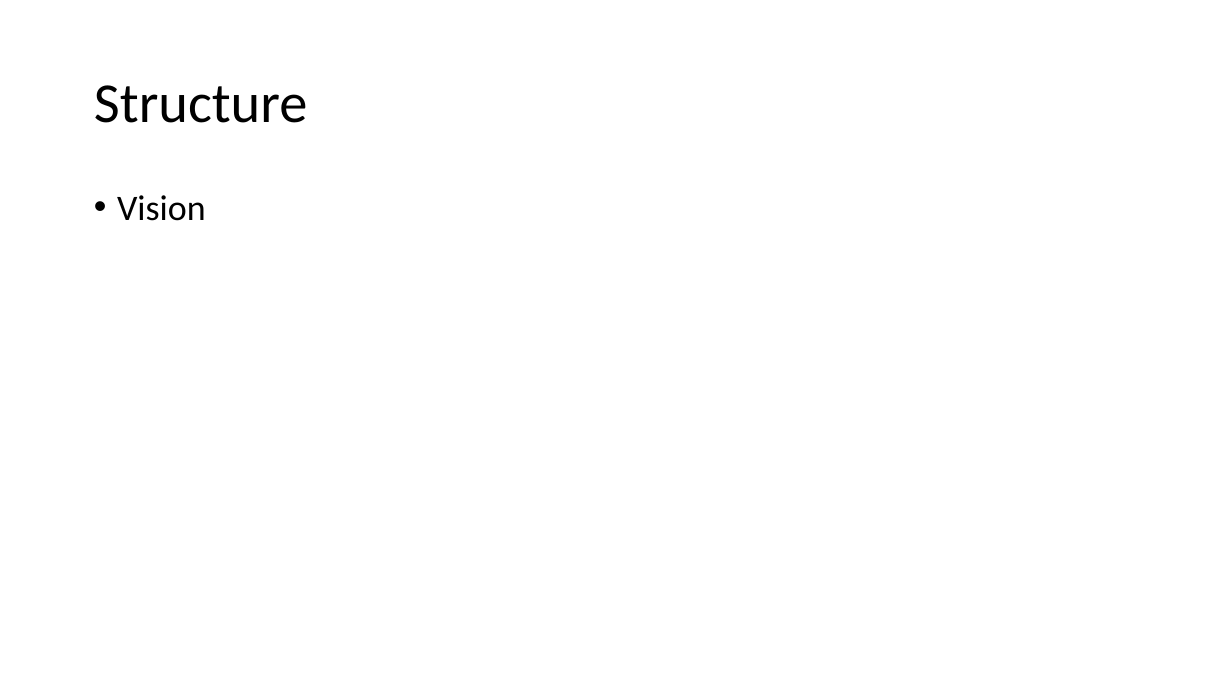
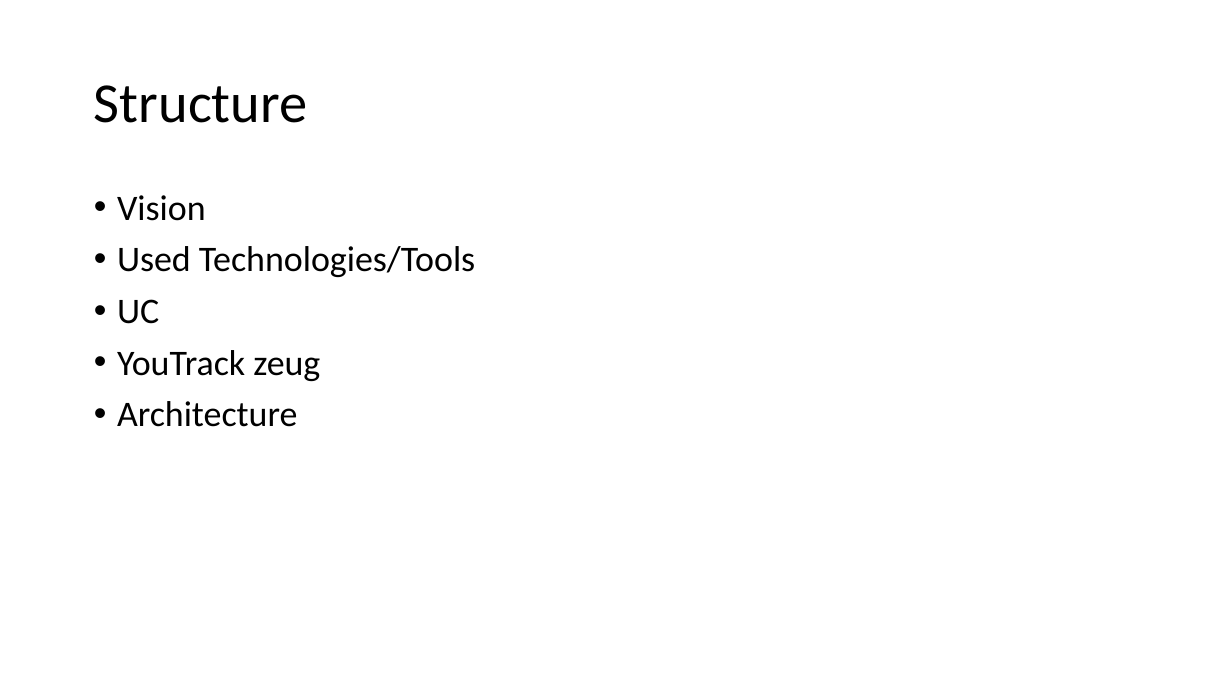
Before and after one commit to dhbwiewarsessen/dhbwwe-app, a slide deck: slide 2 of Documentation/Präsentation.odp. Drawn at 1232x693 pixels with LibreOffice and Linux fonts; fonts in the diff are those of the drawing. Boxes give left, top, right and bottom in pixels: in the first picture for what was removed or moved away, otherwise in the second. Text is boxed around its words. In the diff, an @@ line names an element or a change of style, - is before the commit and + after.

Commit message:
worked on presentation

```diff
--- a/Documentation/Präsentation.odp
+++ b/Documentation/Präsentation.odp
@@ text at bbox=[117, 246, 475, 427]: paragraphs added @@
+• Used Technologies/Tools
+• UC
+• YouTrack zeug
+• Architecture
```
